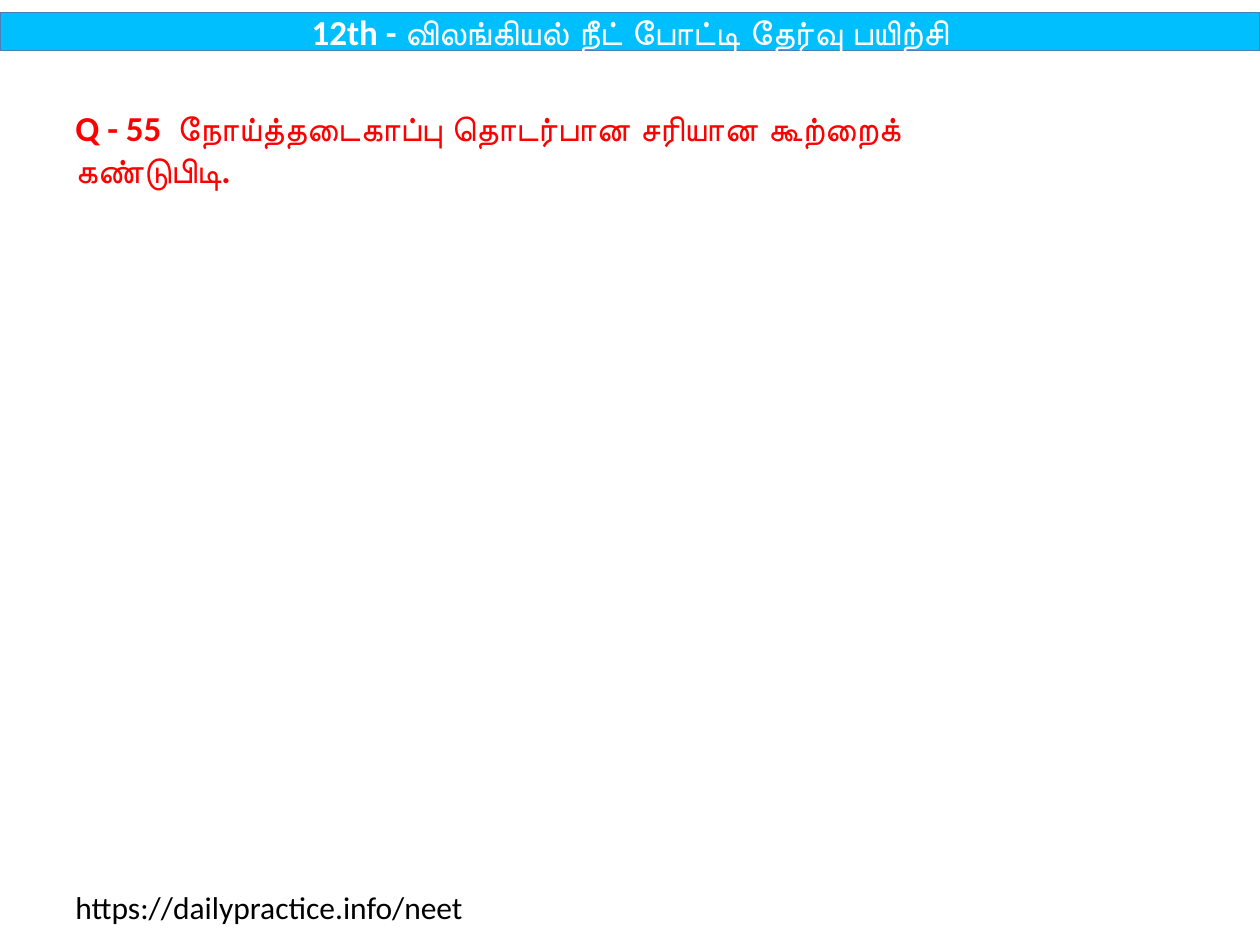
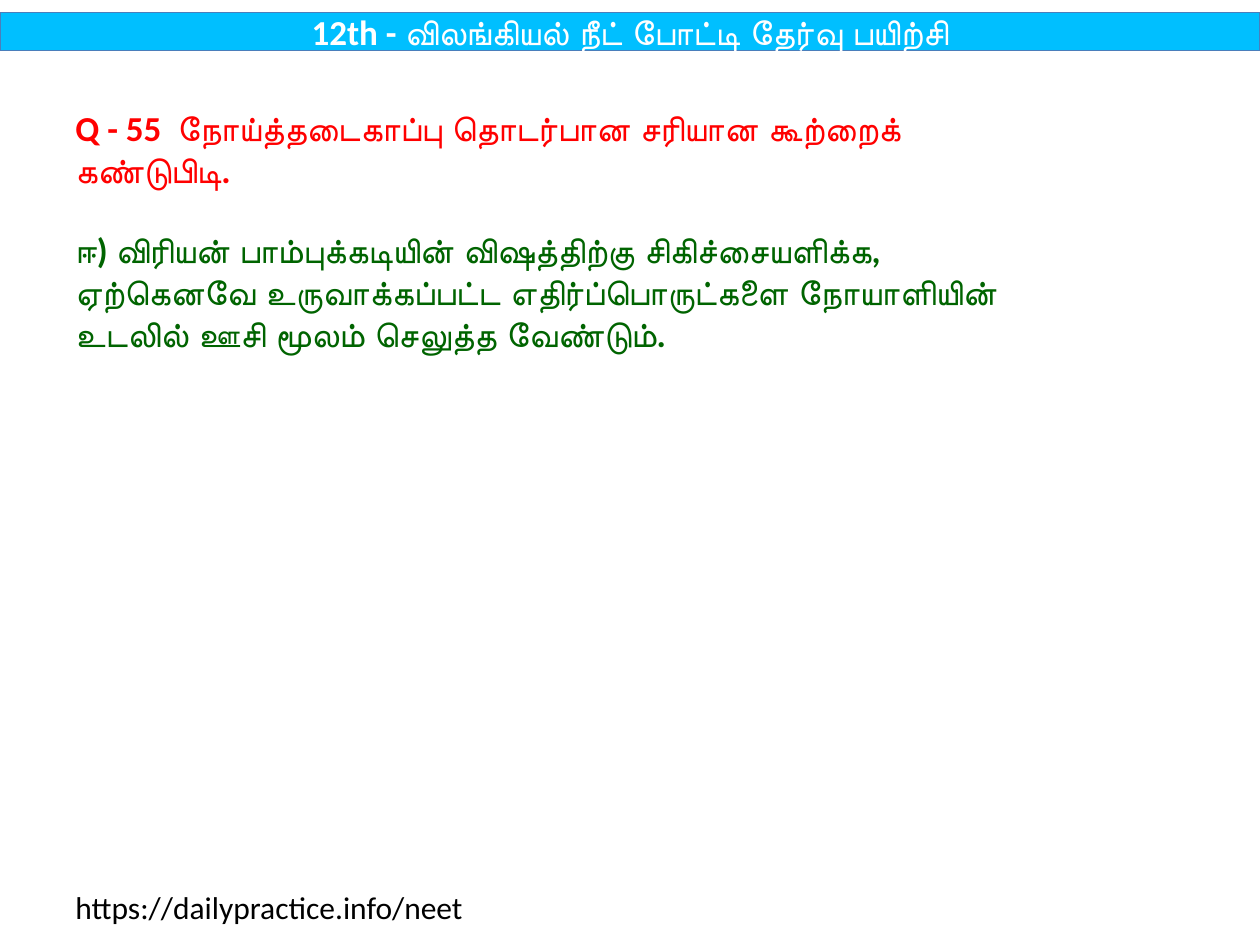
Before and after one commit to tvmani/tvmani.github.io, a slide deck: slide 109 of tamil_biology/12th_Bio_Zoology_Tamil.pptx. Drawn at 1260x945 pixels with LibreOffice and Linux fonts; fonts in the diff are those of the drawing. Boxes give left, top, right and bottom in pixels: in the first picture for what was removed or moved away, otherwise in the second. Text is boxed around its words. In the diff, an @@ line names an element or a change of style, - is before the commit and + after.

```diff
--- a/tamil_biology/12th_Bio_Zoology_Tamil.pptx
+++ b/tamil_biology/12th_Bio_Zoology_Tamil.pptx
@@ text at <box>75,237,991,356</box>: paragraph added @@
+ஈ) விரியன் பாம்புக்கடியின் விஷத்திற்கு சிகிச்சையளிக்க, ஏற்கெனவே உருவாக்கப்பட்ட எதிர்ப்பொருட்களை நோயாளியின் உடலில் ஊசி மூலம் செலுத்த வேண்டும்.
```
Also in this commit, not shown: 100 other slides changed, 7 other files.
